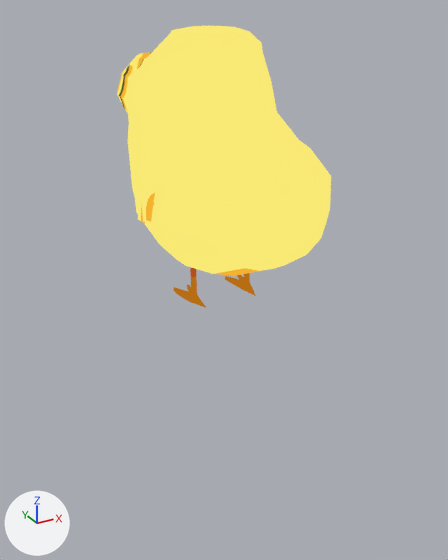
What one commit did to the glTF model godot/assets/models/battle/summons/FuriousChick.glb.
Rendered twice from a camera (50 mm lens) standing at (-0.148, -0.264, 0.146) and looking at (0.004, 0.012, 0.007). Every picture has the same lights, and +X, +Y and +Z are marked at lower left. The picture after the commit comes second. Both versions are drawn at frame 0 of the action 'FuriousChick_Intro'; the numbers are the values there. Vertices at exactly the same position are counted once.

Names of what the first picture shows: 'FuriousChick.001'.
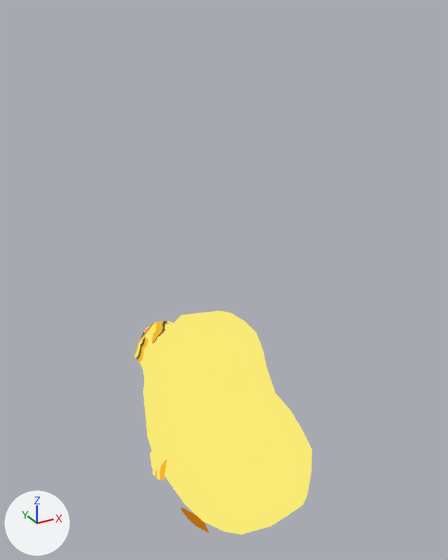
Where the change shows, as pixel boxes [x1, y1, x2, y2] in the pictures (448 x 560 px; the box of a moved part takes in the faces that stretch with it):
'FuriousChick.001', reshaped, rescaled, moved (17% narrower, 20% shorter)
    before: [117, 26, 331, 308]
    after: [134, 311, 312, 535]
part 1 of me_furiouschick, moved or reshaped
    before: [117, 26, 331, 276]
    after: [134, 311, 312, 535]
part 2 of me_furiouschick, moved or reshaped
    before: [135, 184, 155, 224]
    after: [150, 445, 167, 480]
part 3 of me_furiouschick, moved or reshaped
    before: [173, 267, 206, 308]
    after: [181, 508, 210, 534]
part 4 of me_furiouschick, moved or reshaped (not visible afterwards)
    before: [225, 273, 256, 296]

Edits to the bpy script that builds the scene:
```text
Change me_furiouschick:
    used by ob_furiouschick_001; parent = ob_furiouschick; location = (0.0, 0.0, 0.0)
    remove me_furiouschick.from_pydata(...)  # 397 vertices, 742 faces; spans x -0.89..0.89, y -1.14..1.39, z 0.04..2.76
    add me_furiouschick.from_pydata(...)  # 397 vertices, 742 faces; spans x -0.89..0.89, y -1.14..1.39, z -3.14..-0.39
    me_furiouschick part 1: the loose piece of 205 vertices spanning x -0.78..0.79, y -1.14..1.35, z 0.46..2.76 is moved by (0.0, 0.0, -3.15)
    me_furiouschick part 2: the loose piece of 44 vertices spanning x -0.89..-0.68, y 0.04..0.33, z 0.98..1.38 is moved by (0.0, 0.0, -3.15)
    me_furiouschick part 3: the loose piece of 38 vertices spanning x -0.42..-0.23, y -0.08..0.52, z 0.04..0.57 is multiplied about its middle by the matrix ((1.01, -0.003, 0.002), (0.003, 1.009, 0.032), (-0.003, -0.032, 1.009)), then moved by (0.0, 0.0, -3.15)
    me_furiouschick part 4: the loose piece of 38 vertices spanning x 0.23..0.42, y -0.08..0.52, z 0.04..0.57 is multiplied about its middle by the matrix ((1.01, 0.004, -0.003), (-0.003, 1.009, 0.032), (0.003, -0.032, 1.009)), then moved by (0.0, 0.0, -3.15)
    other edits to the shape of me_furiouschick do not show in these pictures
Change ob_furiouschick_001:
    remove ob_furiouschick_001.parent = ob_furiouschick
    ob_furiouschick_001.scale: (1.0, 1.0, 1.0) -> (0.05, 0.05, 0.05)
```
